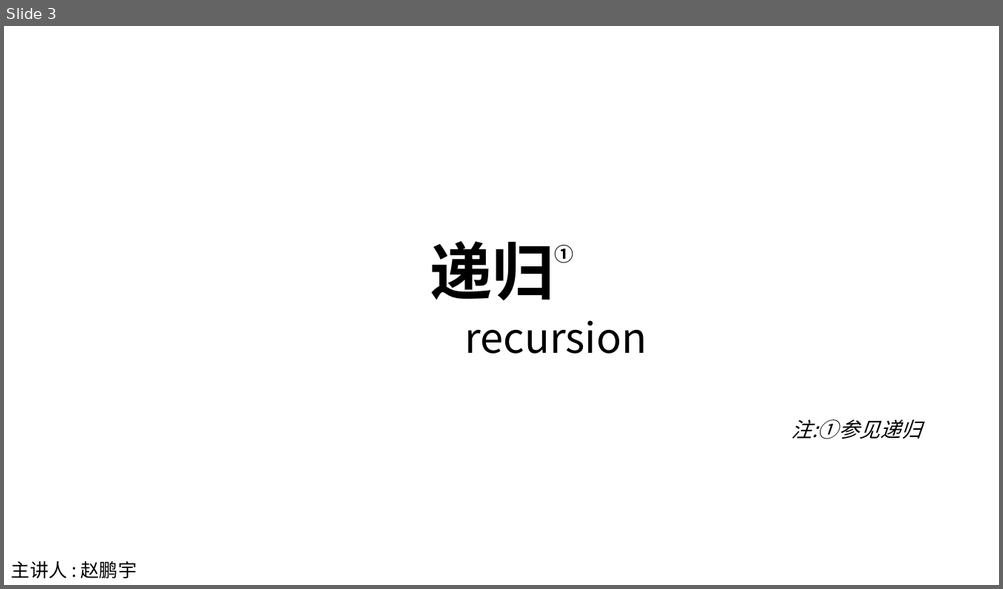
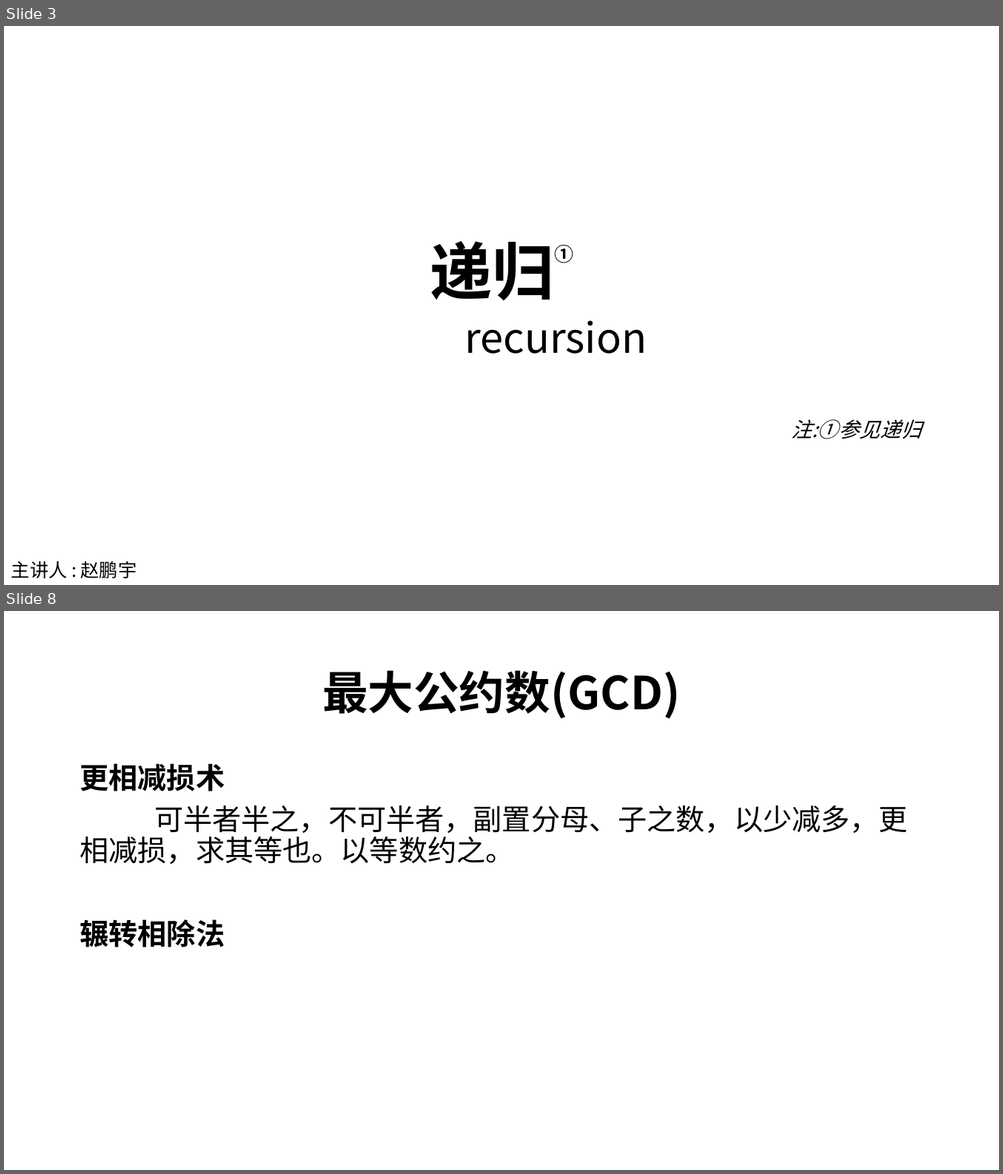
Before and after one commit to ZPYhiahiahia/nxjb-recursion-src, a slide deck: 递归.pptx. Shown one above the other, each under a label of ours: slide 3 before the commit, slides 3 and 8 after it; the slides between them are not shown. The pictures are 1003x589 and 1003x1174 pixels, drawn with LibreOffice and Linux fonts; fonts in the diff are those of the drawing. Boxes give left, top, right and bottom in pixels: in the first picture for what was removed or moved away, otherwise in the second. Text is boxed around its words. In the diff, an @@ line names an element or a change of style, - is before the commit and + after.

```diff
--- a/递归.pptx
+++ b/递归.pptx
@@ slide 8 added at bbox=[4, 611, 999, 1170], background #FFFFFF @@
@@ title added at bbox=[322, 670, 680, 719], 44 pt, text #000000, bold @@
+最大公约数(GCD)
@@ text added at bbox=[79, 763, 908, 948], 28 pt, text #000000 @@
+更相减损术
+可半者半之，不可半者，副置分母、子之数，以少减多，更相减损，求其等也。以等数约之。
+辗转相除法
```
Also in this commit, not shown: 1 slide changed, 3 other slides added, 3 other files.
